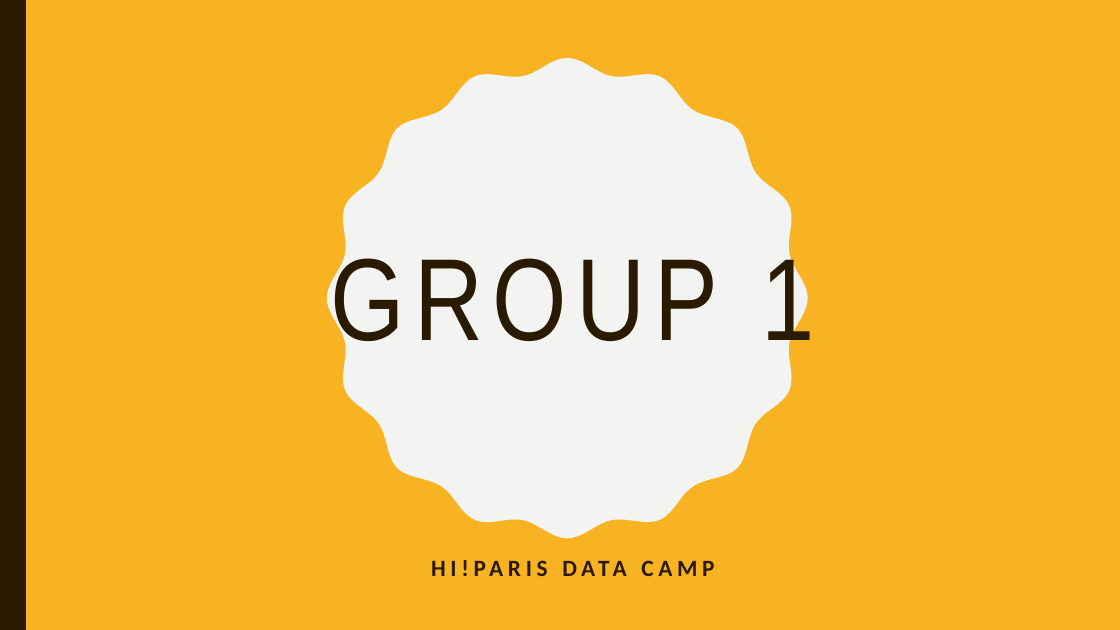
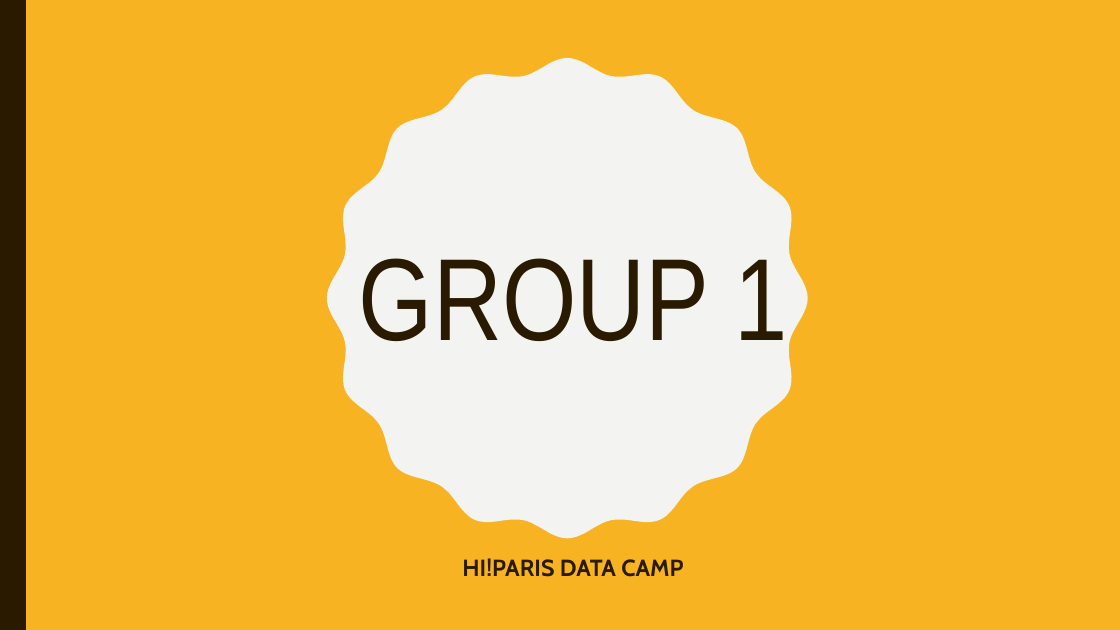
Before and after one commit to waddason/Hi-Paris_bootcamp, a slide deck: slide 1 of 20240830_HIP_DBC_group1.pptx. Drawn at 1120x630 pixels with LibreOffice and Linux fonts; fonts in the diff are those of the drawing; background and template pictures are left out. Boxes give left, top, right and bottom in pixels: in the first picture for what was removed or moved away, otherwise in the second. Text is boxed around its words. In the diff, an @@ line names an element or a change of style, - is before the commit and + after.

```diff
--- a/20240830_HIP_DBC_group1.pptx
+++ b/20240830_HIP_DBC_group1.pptx
@@ title "GROUP 1" at <box>359,258,787,341</box>: letter spacing 8 to 0 pt @@
@@ subtitle "HI!PARIS DATA CAMP" at <box>462,558,683,577</box>: font Calibri to Cabin, letter spacing 4 to 0 pt; less space between paragraphs @@
```
Also in this commit, not shown: 1 other slide changed, 6 slides added, 4 slides removed, 4 other files.
